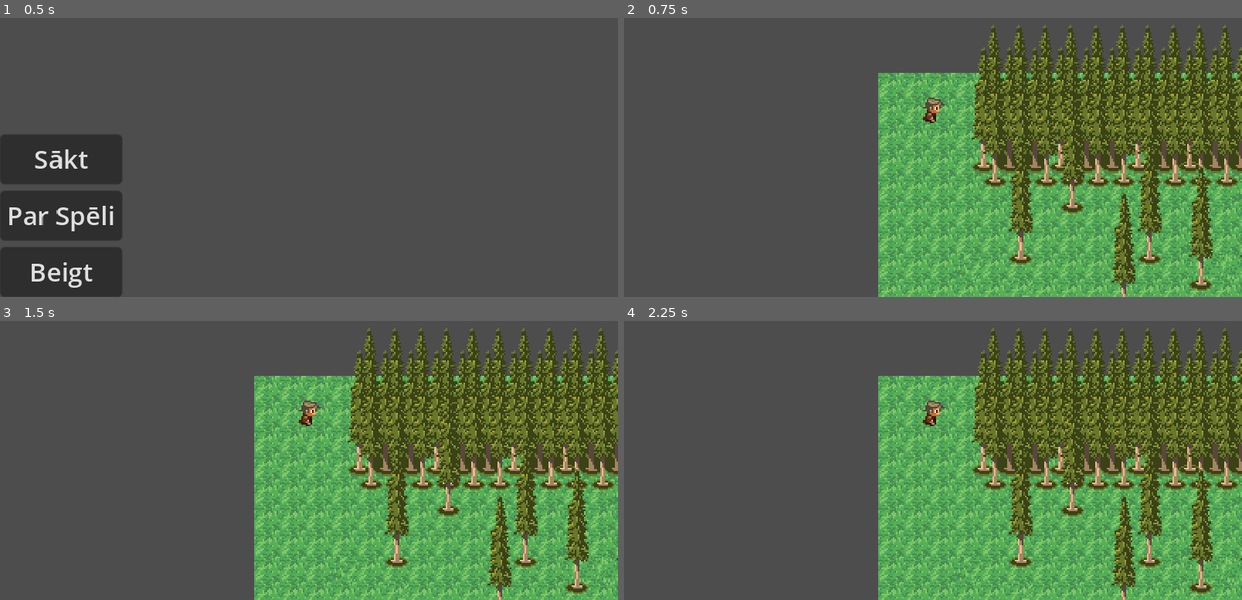
Above: before the commit, frames 1-4 (two rows, left to right).
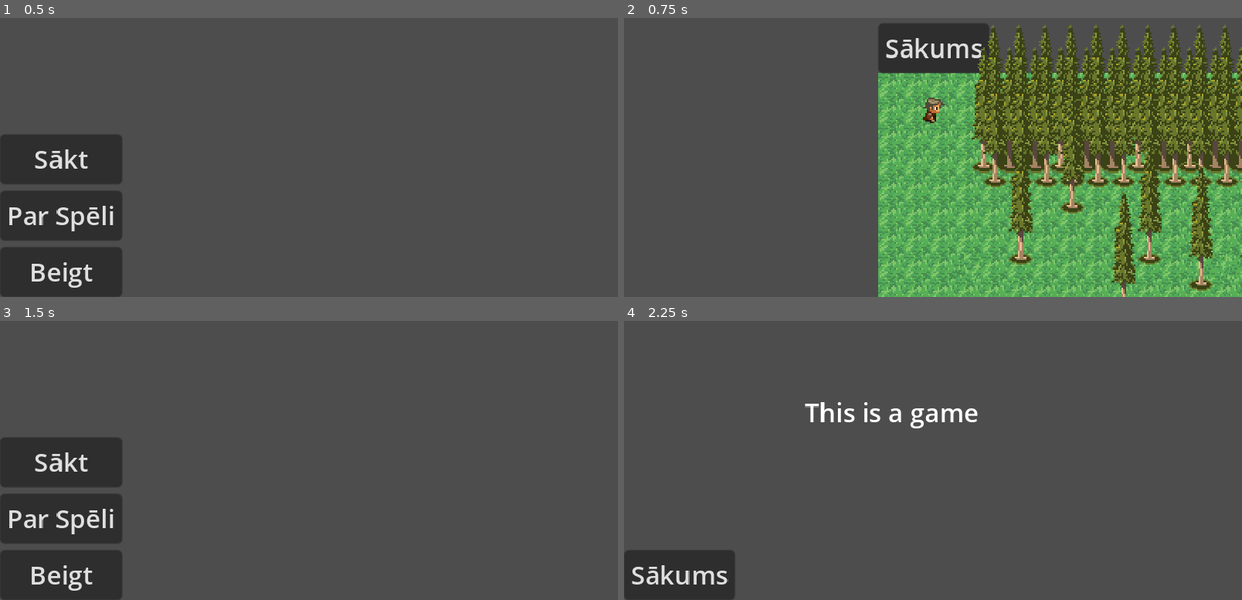
Above: after the commit, the same moments.

Repository: kevnix/schoolgame
Game: Godot game, scene res://UI/menu.tscn
Same seed, same stepped clock (60 frames per second), same inputs: the game is played once before the commit and once after it.
Inputs (mouse positions are in pixels of both pictures, inside the frame that each line leads up to):
- Up to frame 1 (0.5 s): no input
- Up to frame 2 (0.75 s): click "Sākt" at 0.5 s
- Up to frame 3 (1.5 s): click (309, 351) at 1.25 s, where only the run after the commit has a clickable "Sākums"
- Up to frame 4 (2.25 s): click (685, 519) at 2 s, where only the run after the commit has a clickable "Par Spēli"

Frame 1 is identical in both runs. In frame 2, 3.0% of the frame differs, in the area x 41-59%, y 1-20%; in frame 3, 60%, in the area x 0-100%, y 2-100%; in frame 4, 54%.

Commit message:
uztaisju menu funkcionalitaati velaak vajadzes uzpuceet

Diff:
--- a/InteractiveTileMap.gd
+++ b/InteractiveTileMap.gd
@@ -4,3 +4,8 @@
 @export var TILE_SCENES : Dictionary = {
 
 }
+
+
+
+func _on_menu_button_pressed():
+	get_tree().change_scene_to_file("res://UI/menu.tscn")
--- /dev/null
+++ b/UI/about.gd
@@ -0,0 +1,4 @@
+extends Control
+
+func _on_button_pressed():
+	get_tree().change_scene_to_file("res://UI/menu.tscn")
--- a/UI/about.tscn
+++ b/UI/about.tscn
@@ -1,12 +1,23 @@
-[gd_scene format=3 uid="uid://bf50lnjcujkps"]
+[gd_scene load_steps=3 format=3 uid="uid://bf50lnjcujkps"]
 
-[node name="Control" type="Control"]
+[ext_resource type="Script" path="res://UI/about.gd" id="1_q8x5e"]
+
+[sub_resource type="GDScript" id="GDScript_ho2h4"]
+script/source = "extends Button
+
+
+func _on_menu_button_pressed():
+	get_tree().change_scene_to_file(\"res://UI/menu.tscn\")
+"
+
+[node name="About" type="Control"]
 layout_mode = 3
 anchors_preset = 15
 anchor_right = 1.0
 anchor_bottom = 1.0
 grow_horizontal = 2
 grow_vertical = 2
+script = ExtResource("1_q8x5e")
 
 [node name="RichTextLabel" type="RichTextLabel" parent="."]
 layout_mode = 1
@@ -22,3 +33,16 @@
 grow_horizontal = 2
 grow_vertical = 2
 text = "This is a game"
+
+[node name="MenuButton" type="Button" parent="."]
+layout_mode = 1
+anchors_preset = 2
+anchor_top = 1.0
+anchor_bottom = 1.0
+offset_top = -8.0
+offset_right = 8.0
+grow_vertical = 0
+text = "Sākums"
+script = SubResource("GDScript_ho2h4")
+
+[connection signal="pressed" from="MenuButton" to="." method="_on_button_pressed"]
--- a/level_1.tscn
+++ b/level_1.tscn
@@ -703,3 +703,14 @@
 layer_3/tile_data = PackedInt32Array(786450, 655360, 4, 786446, 589824, 3, 720911, 655360, 3, 720913, 720896, 3, 720914 …(225 unchanged characters)…
 script = ExtResource("4_qkjyd")
 metadata/_edit_lock_ = true
+
+[node name="MenuButton" type="Button" parent="."]
+anchors_preset = 2
+anchor_top = 1.0
+anchor_bottom = 1.0
+offset_top = -31.0
+offset_right = 53.0
+grow_vertical = 0
+text = "Sākums"
+
+[connection signal="pressed" from="MenuButton" to="InteractiveTileMap" method="_on_menu_button_pressed"]
